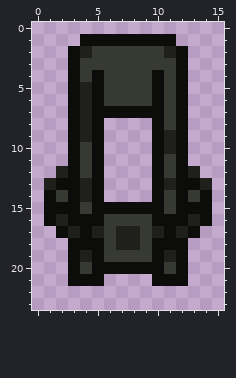
One commit to this pixel-art sprite: content/Entities/Structures/Mechanisms/Clutch/clutch.bg.png. The picture above is the old version.
The file is 16x24 pixels.
New version:
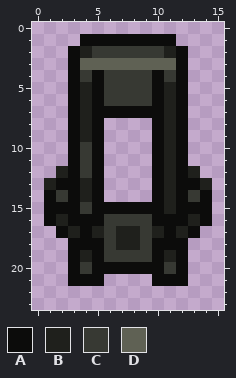
Palette (. is transparent): A #0c0c0b  B #1f201c  C #373933  D #5f6154
Commit message: Made clutch look safer
Diff:
{"y":3,"x":4,"old":"CCCCCCCC","new":"DDDDDDDD"}
{"y":5,"x":11,"old":"C","new":"B"}
{"y":6,"x":11,"old":"C","new":"B"}
{"y":7,"x":11,"old":"C","new":"B"}
{"y":8,"x":11,"old":"C","new":"B"}
{"y":11,"x":11,"old":"C","new":"B"}
{"y":12,"x":11,"old":"C","new":"B"}
{"y":14,"x":11,"old":"C","new":"B"}
{"y":15,"x":11,"old":"C","new":"B"}
{"label":"changed","picture_box":[80,58,176,214]}
